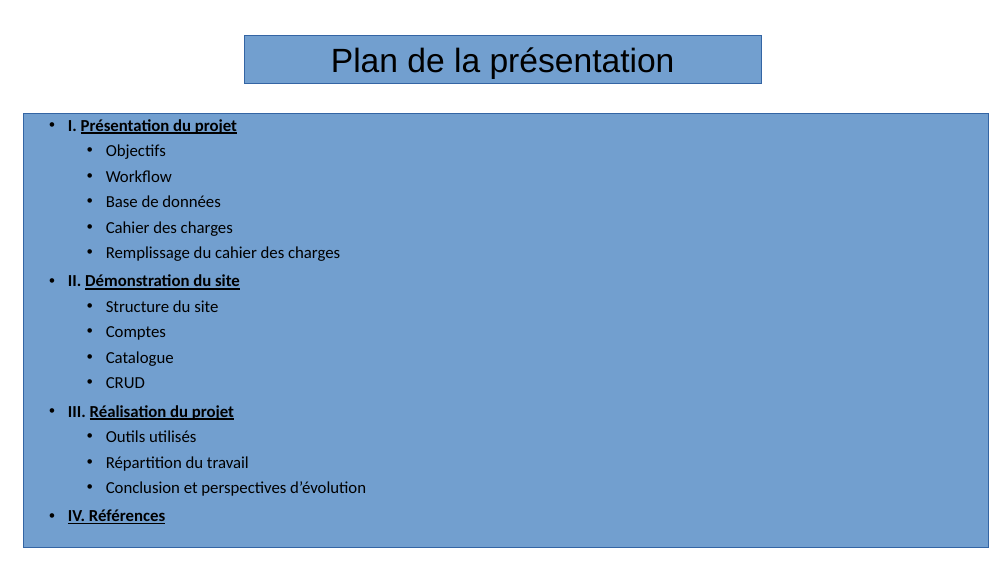
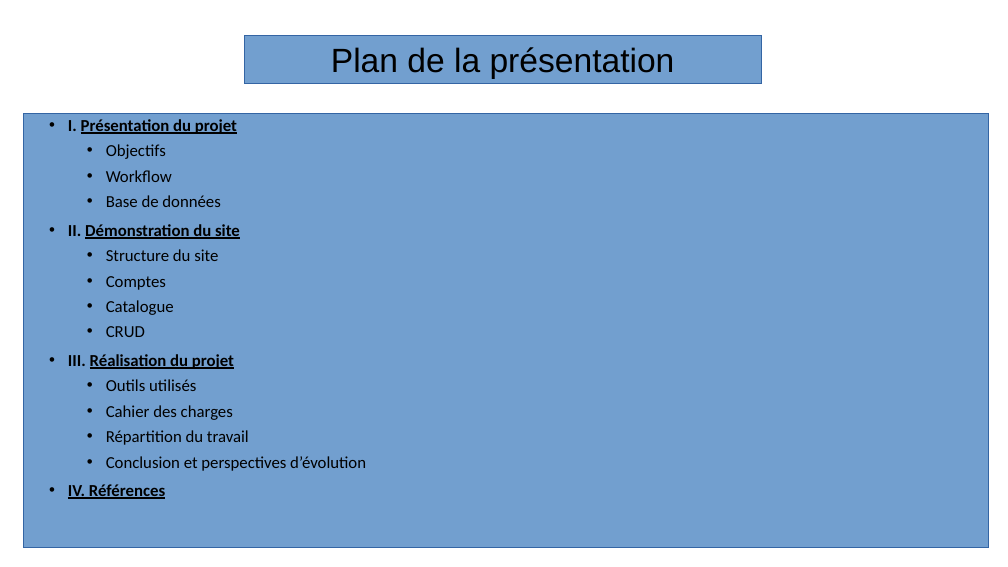
Before and after one commit to Ganti7/Carmania, a slide deck: slide 2 of documentation/diapo_PIA.odp. Drawn at 1008x567 pixels with LibreOffice and Linux fonts; fonts in the diff are those of the drawing; background and template pictures are left out. Boxes give left, top, right and bottom in pixels: in the first picture for what was removed or moved away, otherwise in the second. Text is boxed around its words. In the diff, an @@ line names an element or a change of style, - is before the commit and + after.

```diff
--- a/documentation/diapo_PIA.odp
+++ b/documentation/diapo_PIA.odp
@@ text at <box>106,221,340,261</box>: paragraphs removed @@
-  • Cahier des charges
-  • Remplissage du cahier des charges
@@ text at <box>106,405,233,420</box>: paragraph added @@
+  • Cahier des charges
```
Also in this commit, not shown: 1 slide removed.
